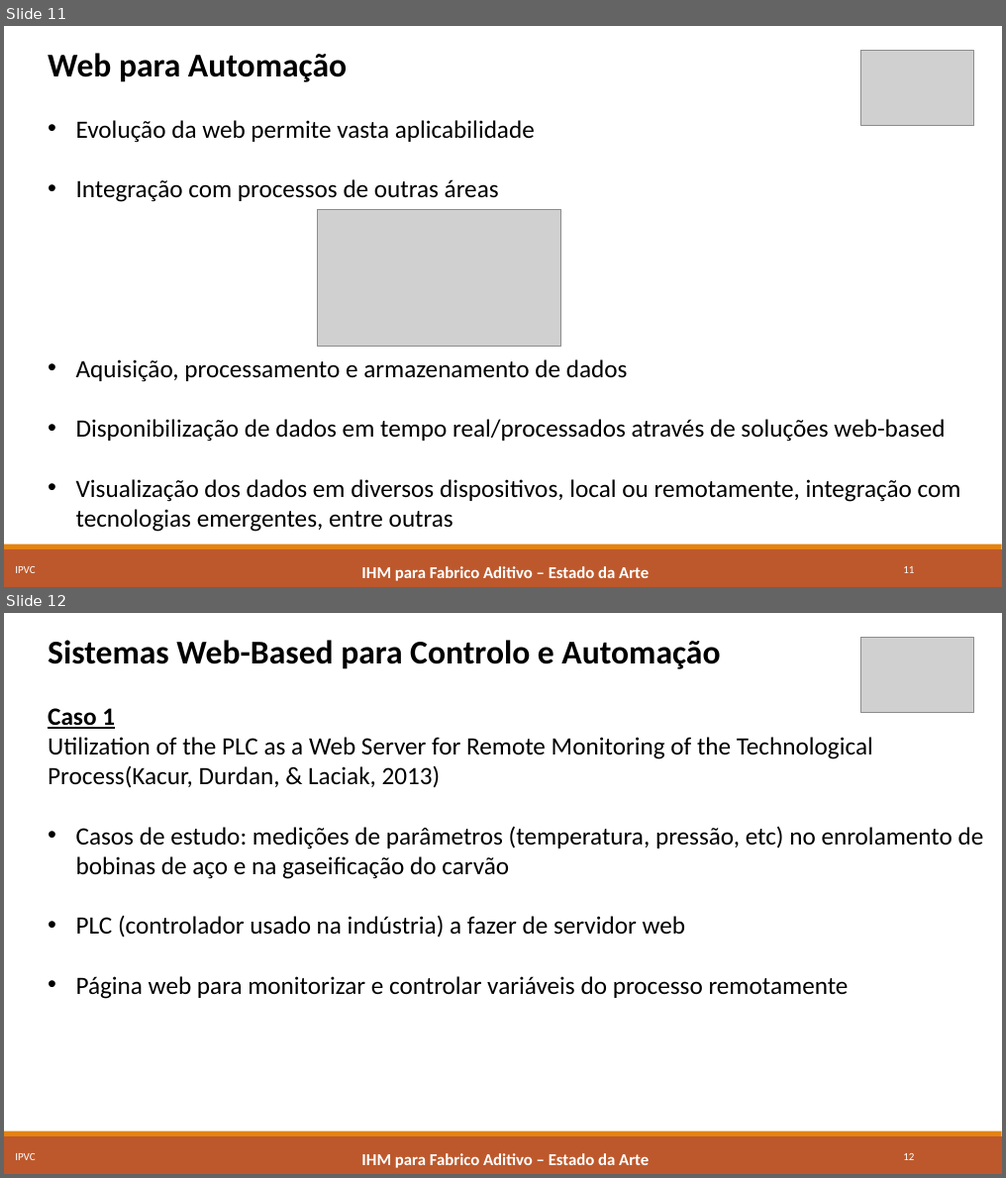
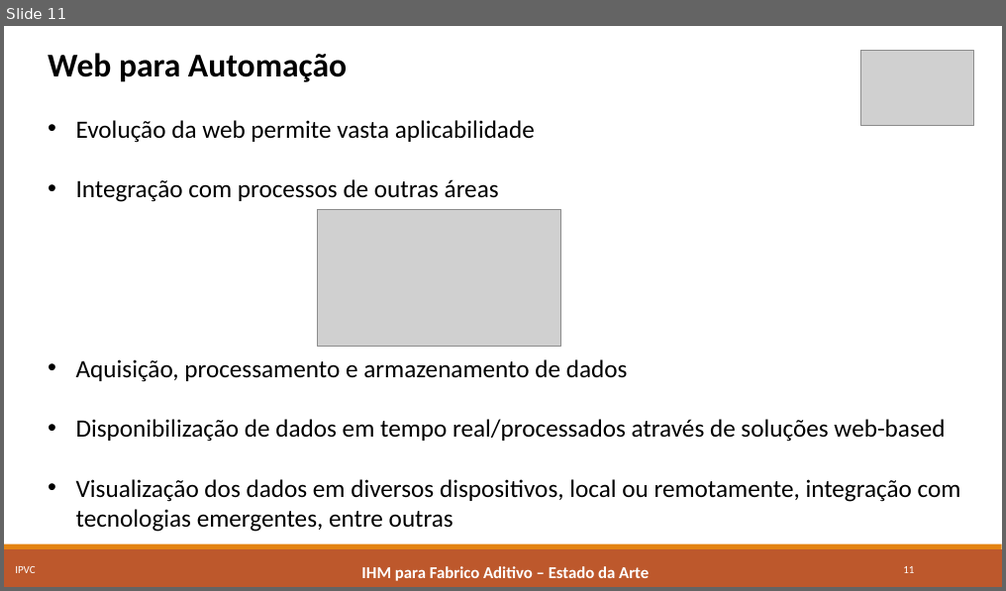
Before and after one commit to marcorlsrodrigues/projeto, a slide deck: Apresentacao_LPII_PE_MarcoRodrigues4652.pptx. Shown one above the other, each under a label of ours: slides 11 and 12 before the commit, slide 11 after it. The pictures are 1006x1178 and 1006x591 pixels, drawn with LibreOffice and Linux fonts; fonts in the diff are those of the drawing; grey boxes stand for pictures. Boxes give left, top, right and bottom in pixels: in the first picture for what was removed or moved away, otherwise in the second. Text is boxed around its words. In the diff, an @@ line names an element or a change of style, - is before the commit and + after.

```diff
--- a/Apresentacao_LPII_PE_MarcoRodrigues4652.pptx
+++ b/Apresentacao_LPII_PE_MarcoRodrigues4652.pptx
@@ slide 12 removed at (x1=4, y1=613, x2=1002, y2=1174), background #FFFFFF; not listed: 2 template elements that a slide beside it also shows @@
@@ text removed at (x1=48, y1=640, x2=984, y2=999) @@
-Sistemas Web-Based para Controlo e Automação
-Caso 1
-Utilization of the PLC as a Web Server for Remote Monitoring of the Technological Process(Kacur, Durdan, & Laciak, 2013)
-• Casos de estudo: medições de parâmetros (temperatura, pressão, etc) no enrolamento de bobinas de aço e na gaseificação do carvão
-• PLC (controlador usado na indústria) a fazer de servidor web
-• Página web para monitorizar e controlar variáveis do processo remotamente
@@ picture removed at (x1=861, y1=638, x2=973, y2=713) @@
@@ text removed at (x1=15, y1=1154, x2=35, y2=1160) @@
-IPVC
@@ text removed at (x1=361, y1=1154, x2=648, y2=1168) @@
-IHM para Fabrico Aditivo – Estado da Arte
@@ page number removed at (x1=903, y1=1154, x2=914, y2=1160) @@
-12
```
Also in this commit, not shown: 8 slides changed, 3 other slides removed.
